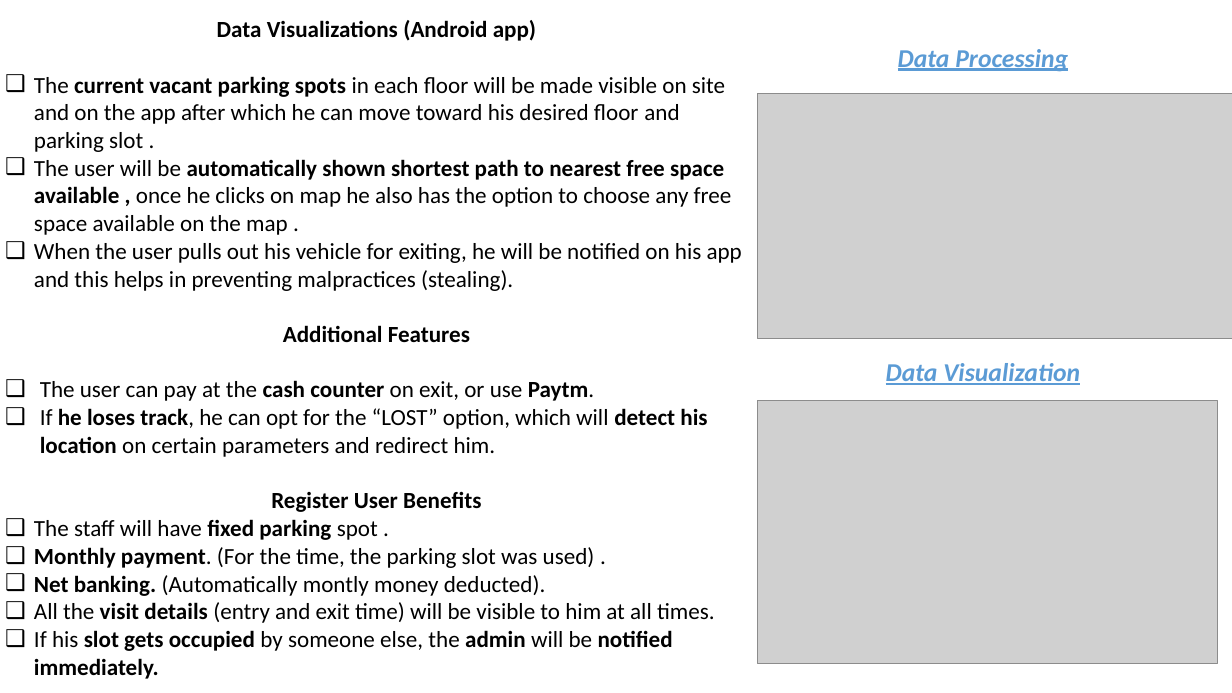
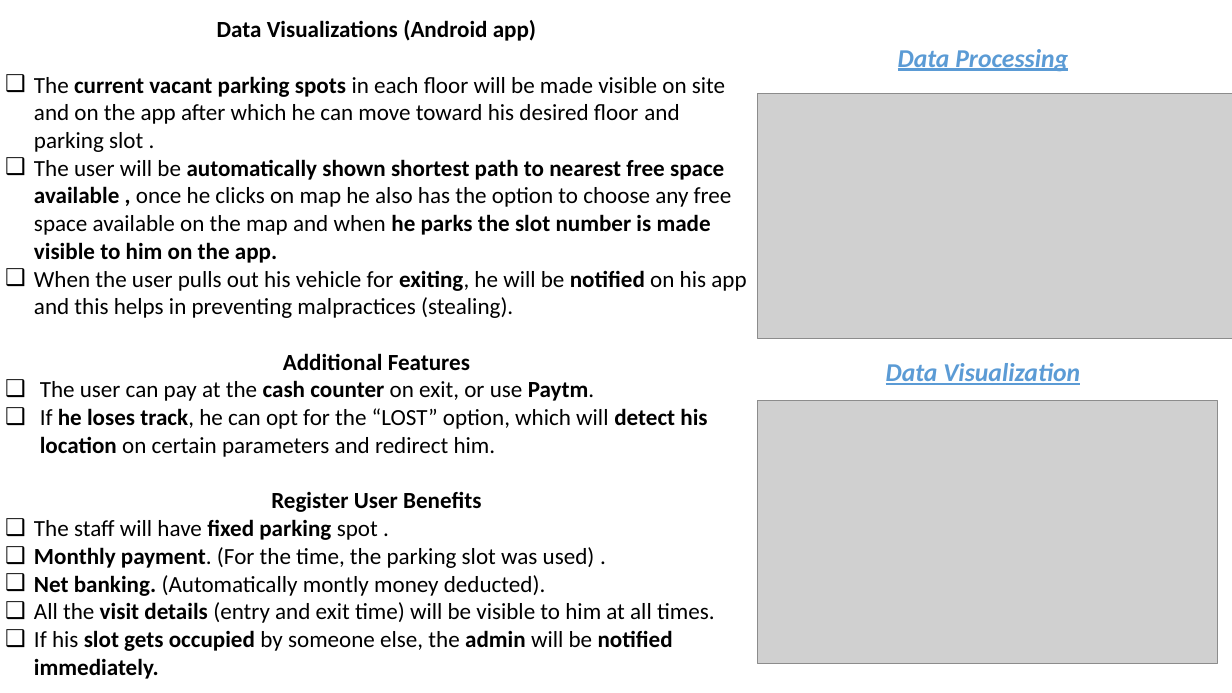
Before and after one commit to FriendsUnited/S-Park, a slide deck: slide 3 of Documents/Presentations/S-Park.pptx. Drawn at 1232x693 pixels with LibreOffice and Linux fonts; fonts in the diff are those of the drawing; grey boxes stand for pictures. Boxes give left, top, right and bottom in pixels: in the first picture for what was removed or moved away, otherwise in the second. Text is boxed around its words. In the diff, an @@ line names an element or a change of style, - is before the commit and + after.

Commit message:
testing

```diff
--- a/Documents/Presentations/S-Park.pptx
+++ b/Documents/Presentations/S-Park.pptx
@@ text at [34,159,732,263]: text changed; bold on @@
-❑ The user will be automatically shown shortest path to nearest free space available , once he clicks on map he also has the option to choose any free space available on the map .
+❑ The user will be automatically shown shortest path to nearest free space available , once he clicks on map he also has the option to choose any free space available on the map and when he parks the slot number is made visible to him on the app.
@@ text at [34,270,746,318]: bold on in "exiting, notified" @@
```
